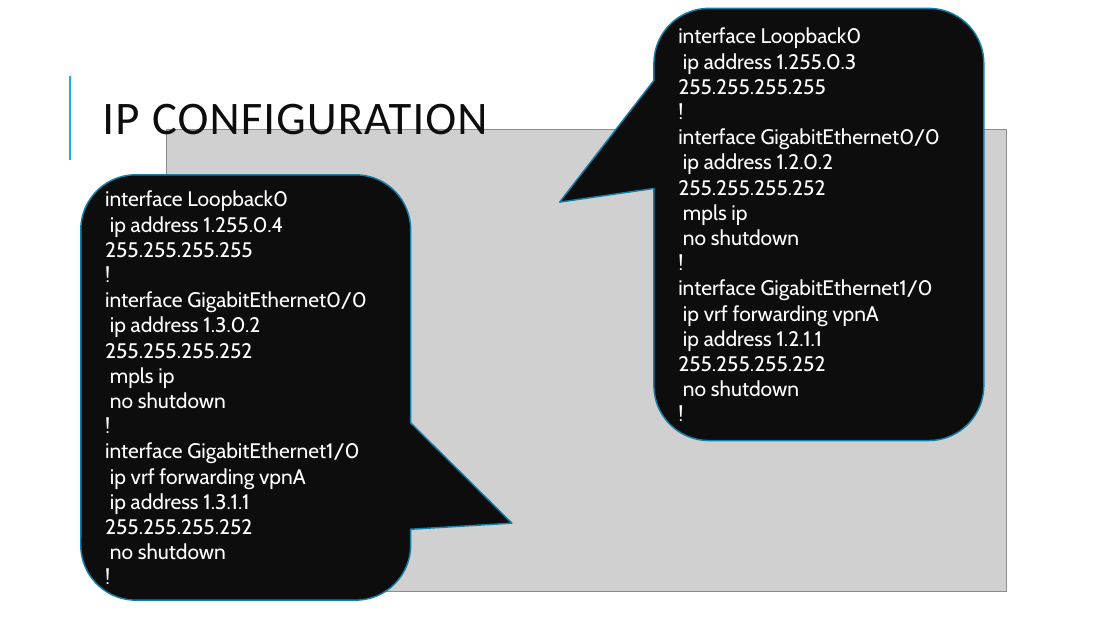
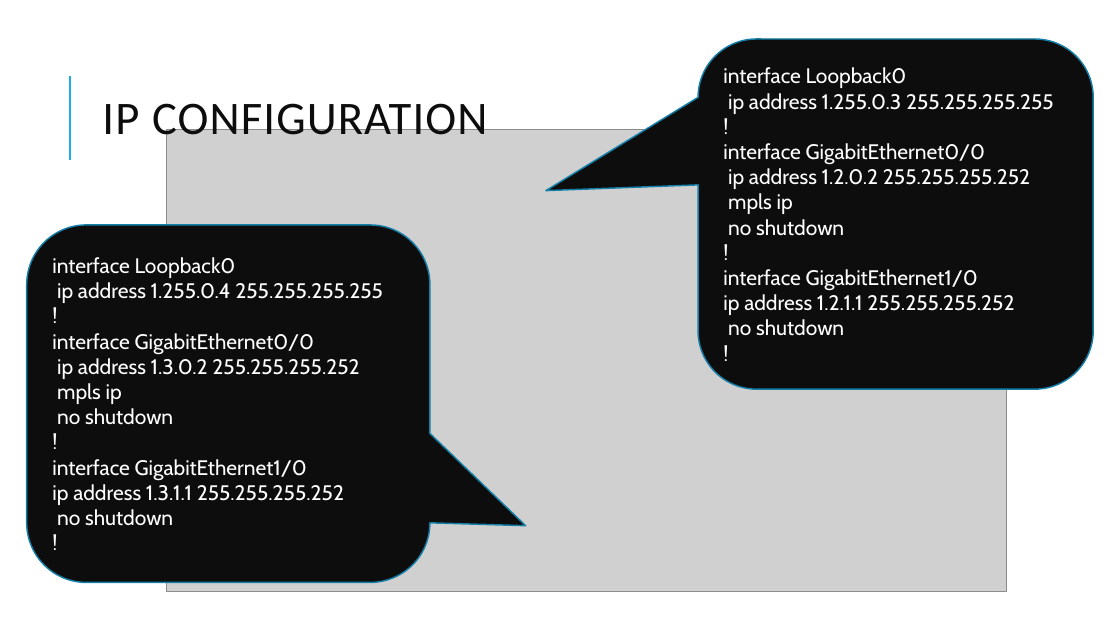
Before and after one commit to BSc-MSc-Projects/NSD-VPNs, a slide deck: slide 9 of NSD presentation_GIAN.pptx. Drawn at 1120x630 pixels with LibreOffice and Linux fonts; fonts in the diff are those of the drawing; grey boxes stand for pictures. Boxes give left, top, right and bottom in pixels: in the first picture for what was removed or moved away, otherwise in the second. Text is boxed around its words. In the diff, an @@ line names an element or a change of style, - is before the commit and + after.

```diff
--- a/NSD presentation_GIAN.pptx
+++ b/NSD presentation_GIAN.pptx
@@ rounded speech box "interface Loopback0" at bbox=[698, 39, 1093, 389]: proportions changed @@
@@ rounded speech box "interface Loopback0": place and size @@
-rounded speech box "interface Loopback0" at bbox=[654, 8, 984, 440]
+rounded speech box "interface Loopback0" at bbox=[698, 39, 1093, 389]
@@ rounded speech box "interface Loopback0": place and size @@
-rounded speech box "interface Loopback0" at bbox=[81, 175, 411, 600]
+rounded speech box "interface Loopback0" at bbox=[27, 225, 430, 583]
@@ rounded speech box "interface Loopback0" at bbox=[27, 225, 430, 583]: proportions changed @@
@@ text in rounded speech box at bbox=[683, 305, 879, 327]: paragraph removed @@
-ip vrf forwarding vpnA
@@ text in rounded speech box at bbox=[110, 468, 306, 490]: paragraph removed @@
-ip vrf forwarding vpnA
```
Also in this commit, not shown: 3 other slides changed, 5 slides added, 1 slide removed, 2 other files.
